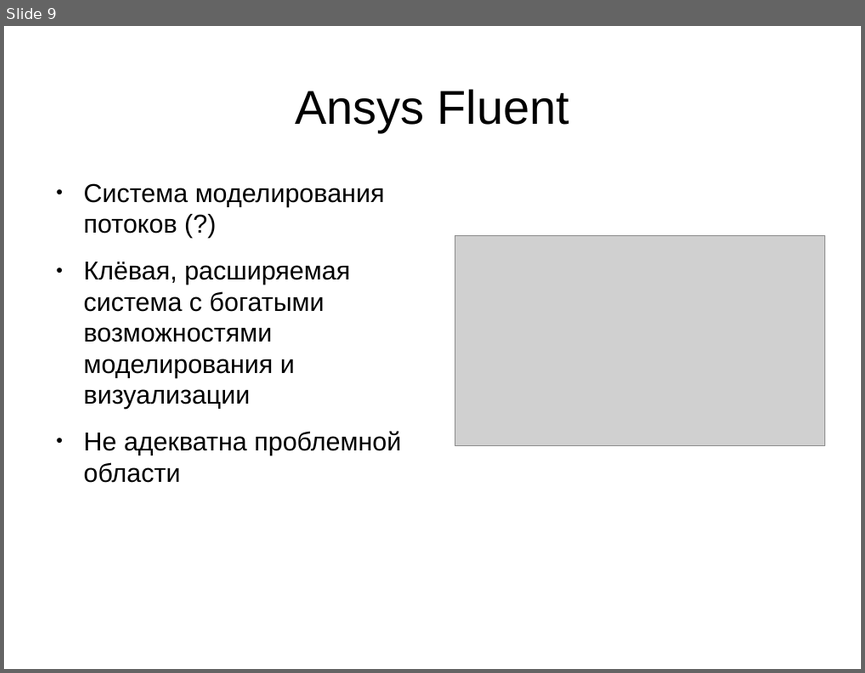
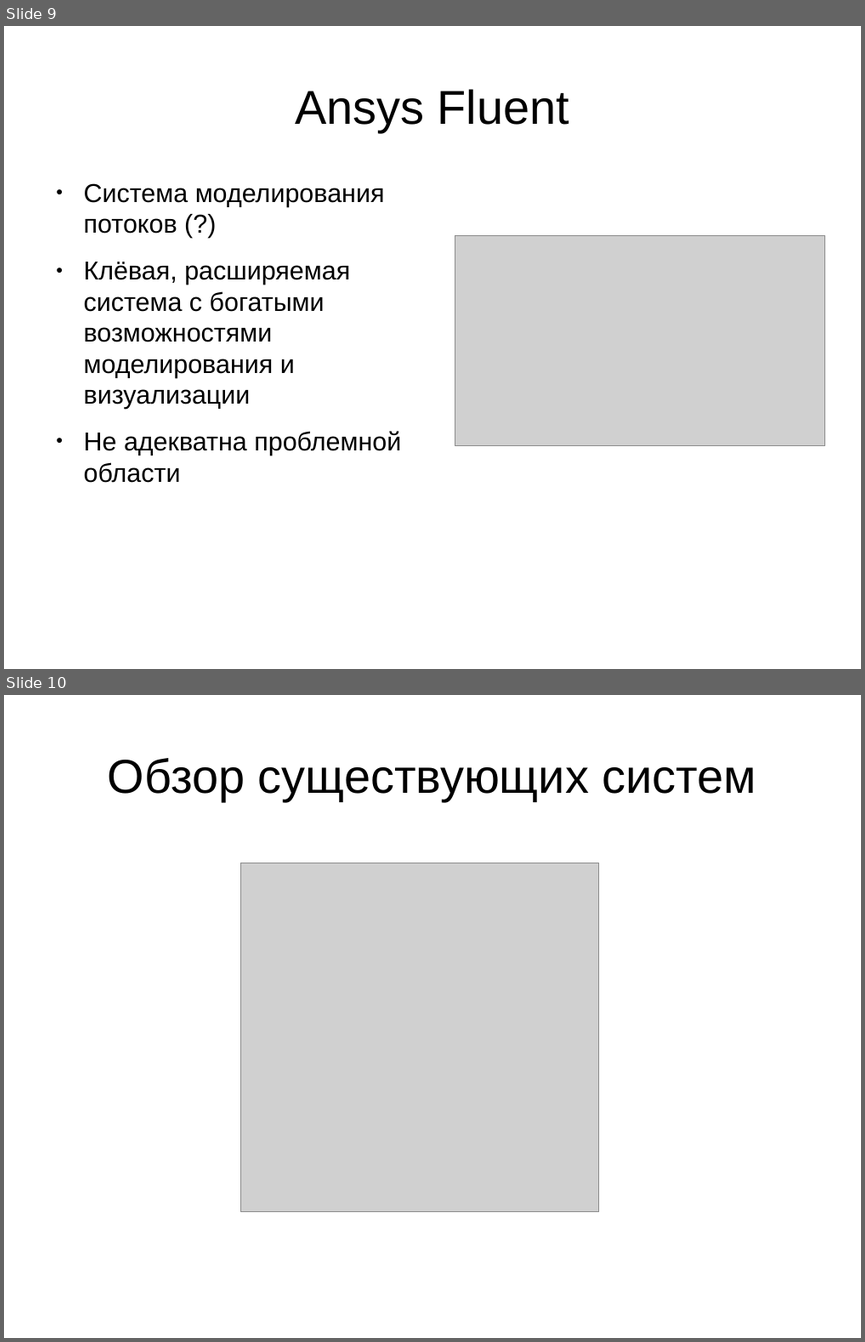
Before and after one commit to zaic/cavis, a slide deck: doc/issc.odp. Shown one above the other, each under a label of ours: slide 9 before the commit, slides 9 and 10 after it. The pictures are 865x673 and 865x1342 pixels, drawn with LibreOffice and Linux fonts; fonts in the diff are those of the drawing; grey boxes stand for pictures. Boxes give left, top, right and bottom in pixels: in the first picture for what was removed or moved away, otherwise in the second. Text is boxed around its words. In the diff, an @@ line names an element or a change of style, - is before the commit and + after.

```diff
--- a/doc/issc.odp
+++ b/doc/issc.odp
@@ slide 10 added at (x1=4, y1=695, x2=861, y2=1338), background #FFFFFF @@
@@ title added at (x1=108, y1=758, x2=756, y2=801), 44 pt, text #000000 @@
+Обзор существующих систем
@@ picture added at (x1=241, y1=863, x2=600, y2=1212) @@
```
Also in this commit, not shown: 4 slides changed, 4 other slides added, 3 slides removed, 4 other files.
